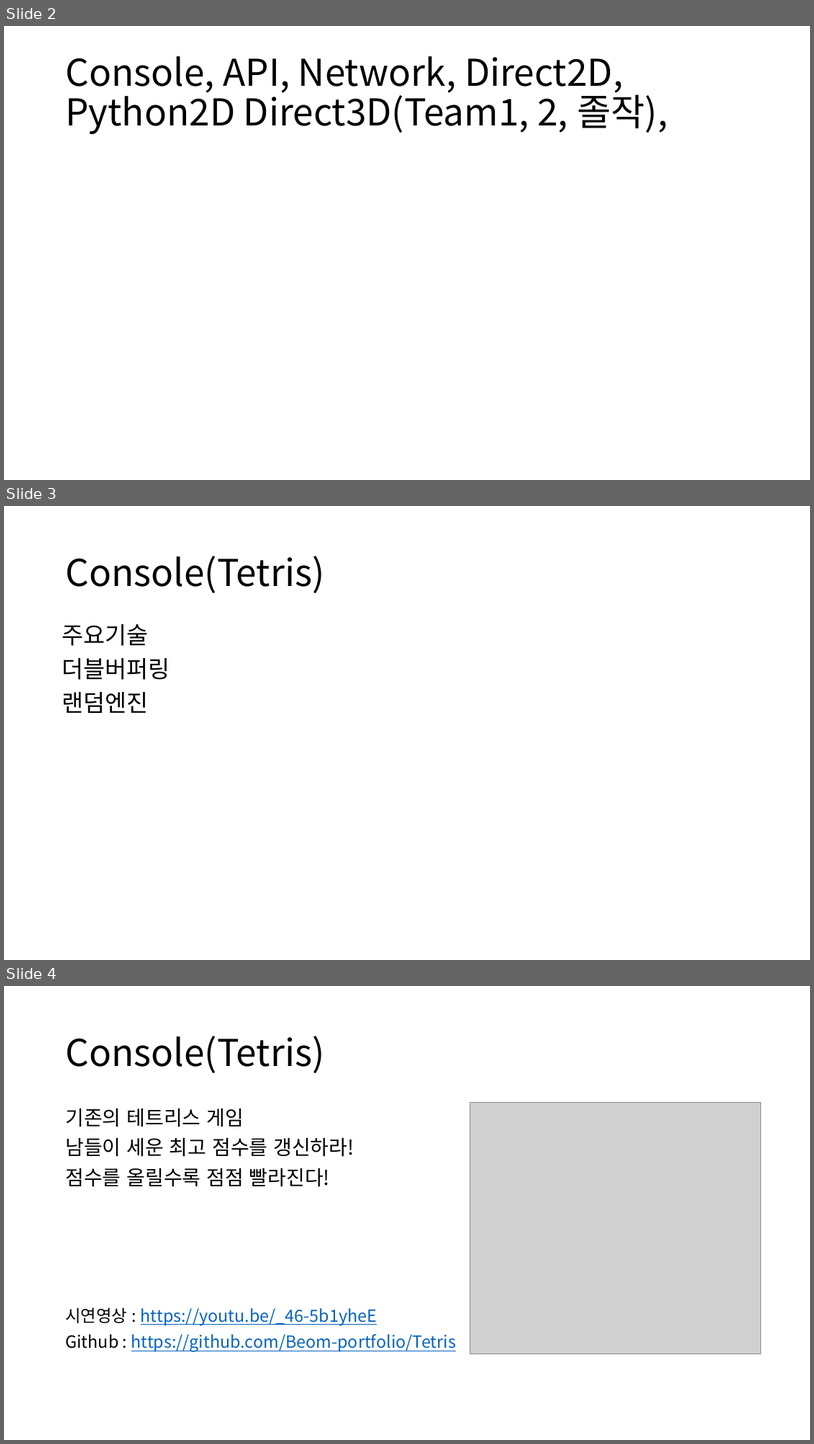
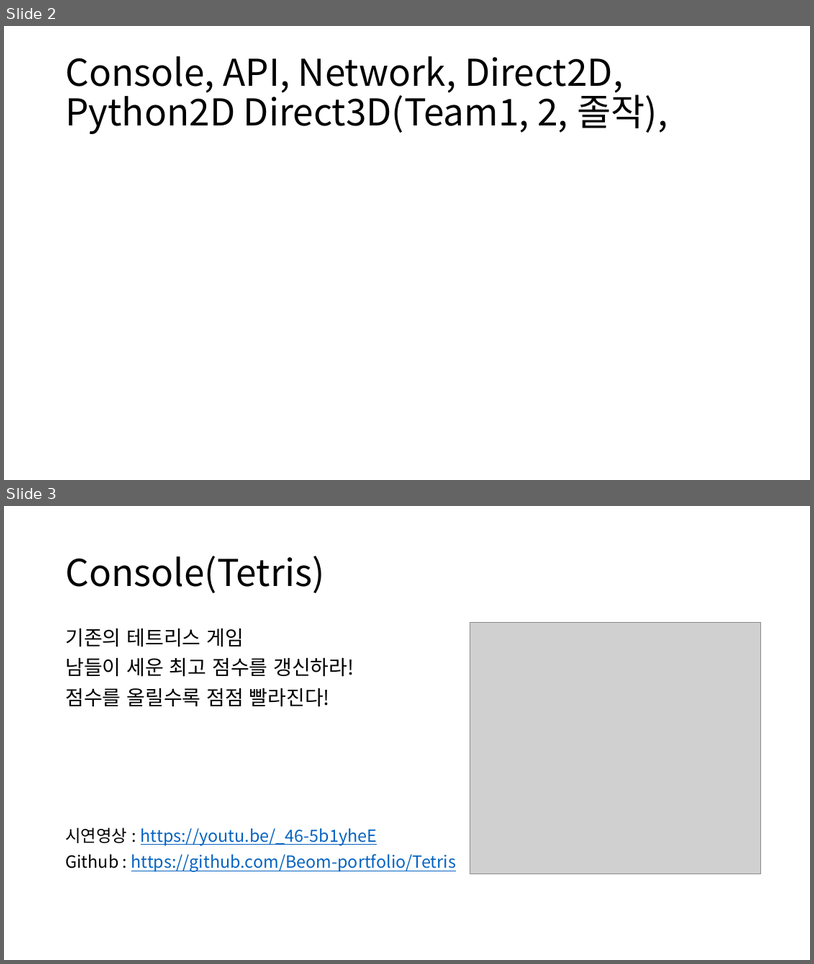
Before and after one commit to GanZiPokPung/SHARE_FILES, a slide deck: 포트폴리오 설명/포트폴리오 소개.pptx. Shown one above the other, each under a label of ours: slides 2, 3 and 4 before the commit, slides 2 and 3 after it. The pictures are 814x1444 and 814x964 pixels, drawn with LibreOffice and Linux fonts; fonts in the diff are those of the drawing; grey boxes stand for pictures. Boxes give left, top, right and bottom in pixels: in the first picture for what was removed or moved away, otherwise in the second. Text is boxed around its words. In the diff, an @@ line names an element or a change of style, - is before the commit and + after.

```diff
--- a/포트폴리오 설명/포트폴리오 소개.pptx
+++ b/포트폴리오 설명/포트폴리오 소개.pptx
@@ slide 3 removed at (x1=4, y1=506, x2=810, y2=960), background #FFFFFF @@
@@ title removed at (x1=65, y1=556, x2=324, y2=593) @@
-Console(Tetris)
@@ text removed at (x1=62, y1=624, x2=170, y2=713) @@
-주요기술
-더블버퍼링
-랜덤엔진
@@ what was slide 4 is now slide 3 @@
```
Also in this commit, not shown: 5 slides changed, 5 slides added, 1 other slide removed, 1 other file.
